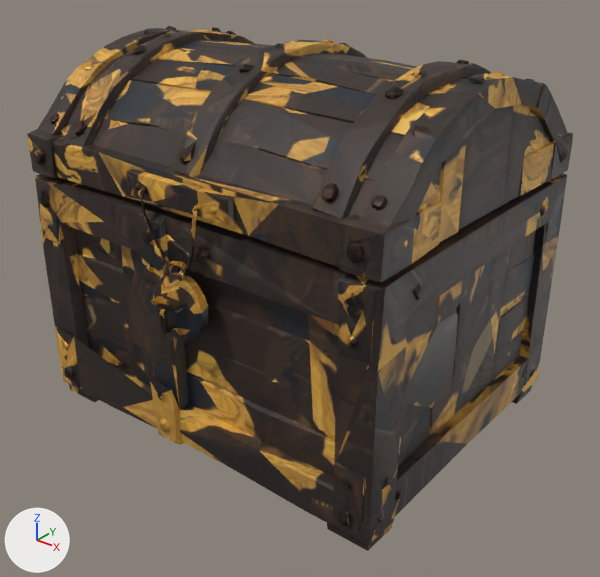
One commit to the glTF model runeland/models/chest.glb: the scene before it, then after it.
Both versions are drawn from a 50 mm camera at (0.47, -0.578, 0.484) aimed at (0.019, -0.014, 0.135). Every picture has the same lights, and +X, +Y and +Z are marked at lower left. The first picture is the older version. Vertices at exactly the same position are counted once.

Before the edit, the objects in view are built like this:
```python
me_mesh_0 = bpy.data.meshes.new('Mesh_0')
me_mesh_0.from_pydata(...)  # 2806 vertices, 5579 faces; spans x -0.2..0.2, y -0.174..0.174, z 0.0..0.362
me_mesh_0.materials.append(mat_material_0)
ob_mesh_0 = bpy.data.objects.new('Mesh_0', me_mesh_0)
ob_mesh_0.location = (0.0, 0.0, 0.0)
```
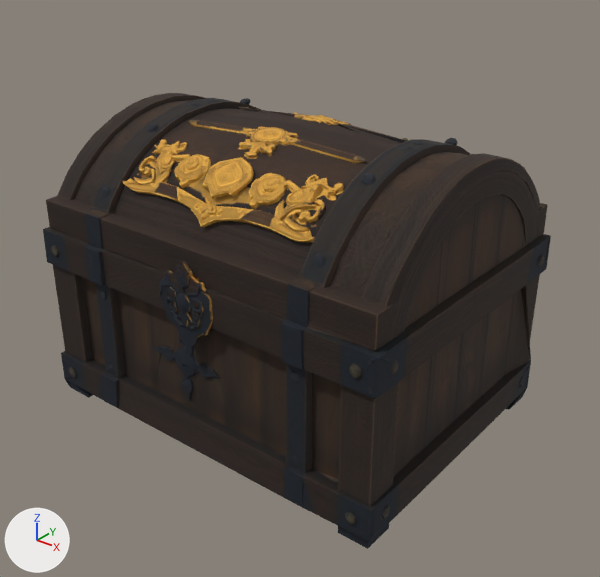
Location of each change, [x1, y1, x2, y2] in pixels of the pictures (600 x 577 px):
'Mesh_0', reshaped (7% narrower, 13% shorter): before [27, 26, 573, 551]; after [43, 93, 551, 549]

The change, as a diff of the scene's bpy script:
```diff
--- a/runeland/models/chest.glb.py
+++ b/runeland/models/chest.glb.py
@@ mat_chest @@
+mat_chest = principled_material('chest')
+mat_chest.texture = img_image_0
+mat_chest.metallic = 0.2
+mat_chest.roughness = 0.85
@@ me_mesh_0 @@
 # used by ob_mesh_0; location = (0.0, 0.0, 0.0)
-me_mesh_0.from_pydata(...)  # 2806 vertices, 5579 faces; spans x -0.2..0.2, y -0.174..0.174, z 0.0..0.362
-me_mesh_0.materials.append(mat_material_0)
+me_mesh_0.from_pydata(...)  # 4627 vertices, 9229 faces; spans x -0.2..0.2, y -0.151..0.151, z 0.0..0.291
+# me_mesh_0 part 1: the loose piece of 2790 vertices spanning x -0.2..0.2, y -0.174..0.174, z 0.0..0.362 is rebuilt with 4627 vertices and now spans x -0.2..0.2, y -0.151..0.151, z 0.0..0.291, in mat_chest (picture img_image_0)
+# other edits to the shape of me_mesh_0 do not show in these pictures
+me_mesh_0.materials.append(mat_chest)  # picture img_image_0
```
